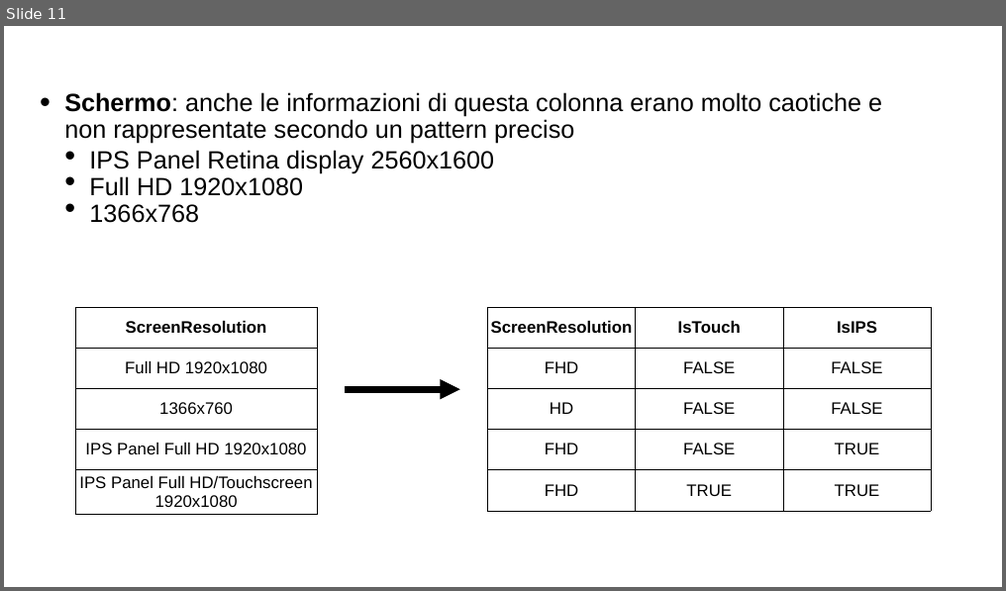
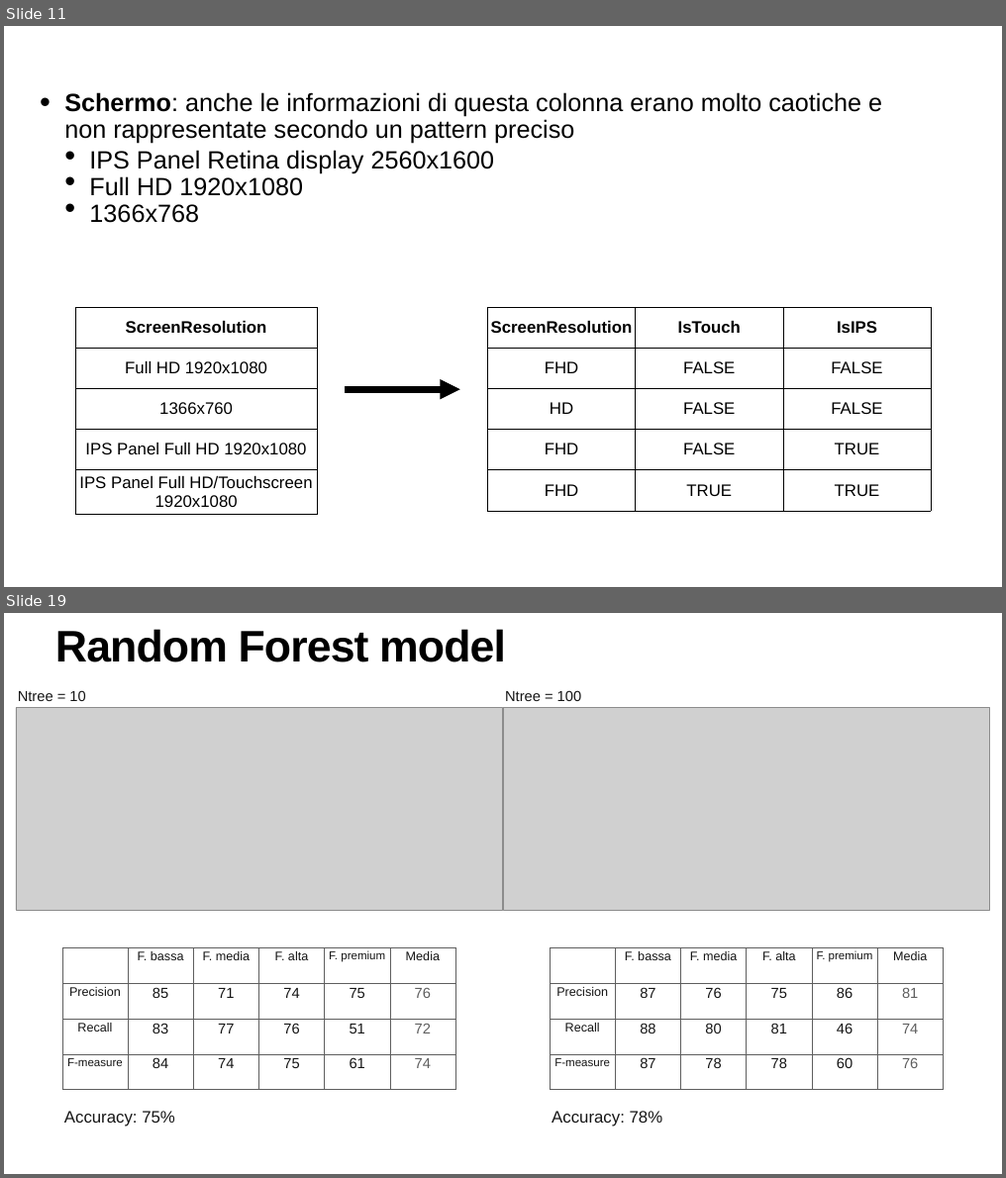
Before and after one commit to mik3sw/ML-project, a slide deck: Presentazione ML.pptx. Shown one above the other, each under a label of ours: slide 11 before the commit, slides 11 and 19 after it; the slides between them are not shown. The pictures are 1006x591 and 1006x1178 pixels, drawn with LibreOffice and Linux fonts; fonts in the diff are those of the drawing; grey boxes stand for pictures. Boxes give left, top, right and bottom in pixels: in the first picture for what was removed or moved away, otherwise in the second. Text is boxed around its words. In the diff, an @@ line names an element or a change of style, - is before the commit and + after.

```diff
--- a/Presentazione ML.pptx
+++ b/Presentazione ML.pptx
@@ slide 19 added at (x1=4, y1=613, x2=1002, y2=1174), background #FFFFFF @@
@@ title added at (x1=55, y1=629, x2=506, y2=663), 85 pt, text #000000, bold @@
+Random Forest model
@@ text added at (x1=18, y1=690, x2=85, y2=701), 28 pt, text #151515 @@
+Ntree = 10
@@ text added at (x1=505, y1=690, x2=582, y2=701), 28 pt, text #151515 @@
+Ntree = 100
@@ picture added at (x1=16, y1=708, x2=502, y2=910) @@
@@ picture added at (x1=503, y1=708, x2=989, y2=910) @@
@@ table added at (x1=62, y1=948, x2=455, y2=1090), 4 rows, 6 columns @@
+ | F. bassa | F. media | F. alta | F. premium | Media
+Precision | 85 | 71 | 74 | 75 | 76
+Recall | 83 | 77 | 76 | 51 | 72
+F-measure | 84 | 74 | 75 | 61 | 74
@@ table added at (x1=549, y1=948, x2=943, y2=1090), 4 rows, 6 columns @@
+ | F. bassa | F. media | F. alta | F. premium | Media
+Precision | 87 | 76 | 75 | 86 | 81
+Recall | 88 | 80 | 81 | 46 | 74
+F-measure | 87 | 78 | 78 | 60 | 76
@@ text added at (x1=64, y1=1111, x2=175, y2=1127), 32 pt, text #151515 @@
+Accuracy: 75%
@@ text added at (x1=551, y1=1111, x2=663, y2=1127), 32 pt, text #151515 @@
+Accuracy: 78%
```
Also in this commit, not shown: 2 slides changed, 8 other slides added, 6 other files.
